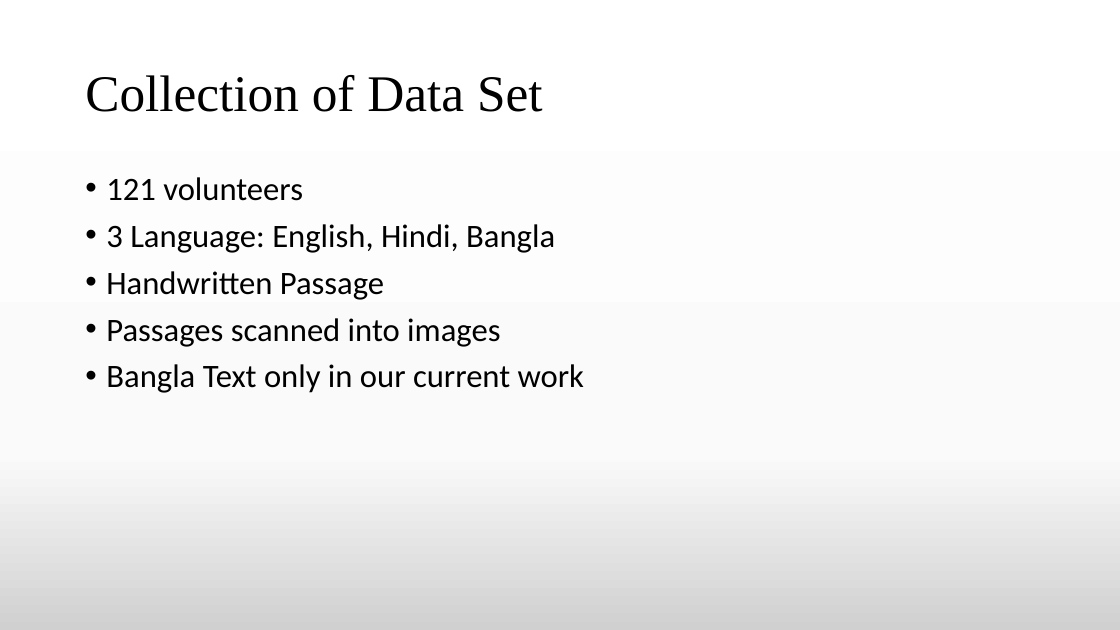
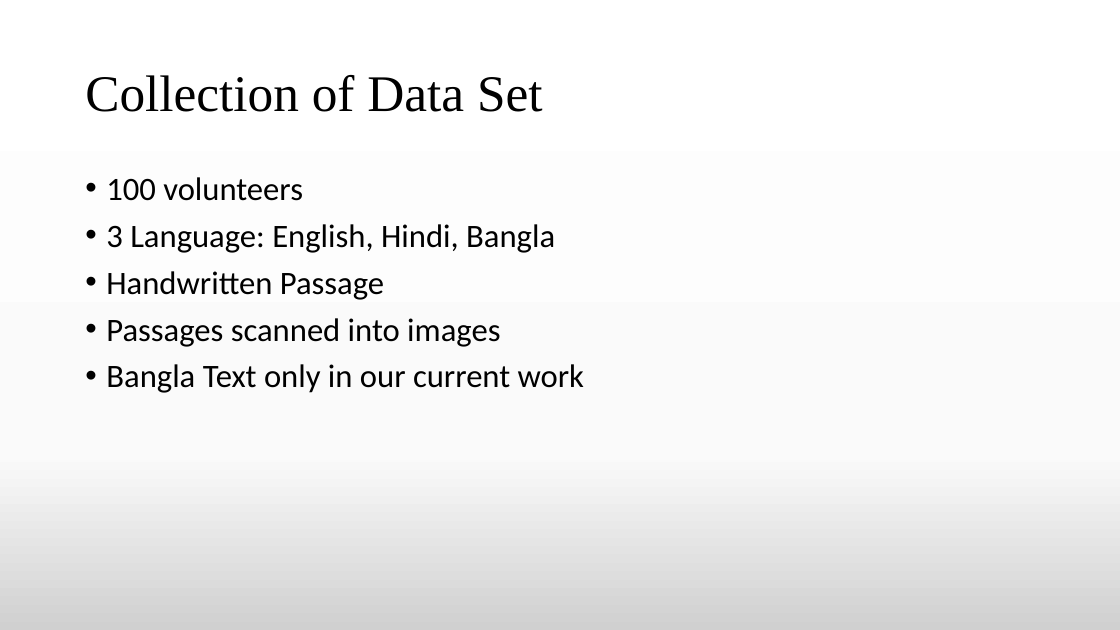
Before and after one commit to TheAnonymousMan/local-language-recognition-gcelt-class-2021, a slide deck: slide 12 of Documentation/4th Year Project Presentation.pptx. Drawn at 1120x630 pixels with LibreOffice and Linux fonts; fonts in the diff are those of the drawing. Boxes give left, top, right and bottom in pixels: in the first picture for what was removed or moved away, otherwise in the second. Text is boxed around its words. In the diff, an @@ line names an element or a change of style, - is before the commit and + after.

```diff
--- a/Documentation/4th Year Project Presentation.pptx
+++ b/Documentation/4th Year Project Presentation.pptx
@@ text at (106, 177, 303, 201): text changed @@
-• 121 volunteers
+• 100 volunteers
```
Also in this commit, not shown: 4 other slides changed, 2 slides added, 1 slide removed.
